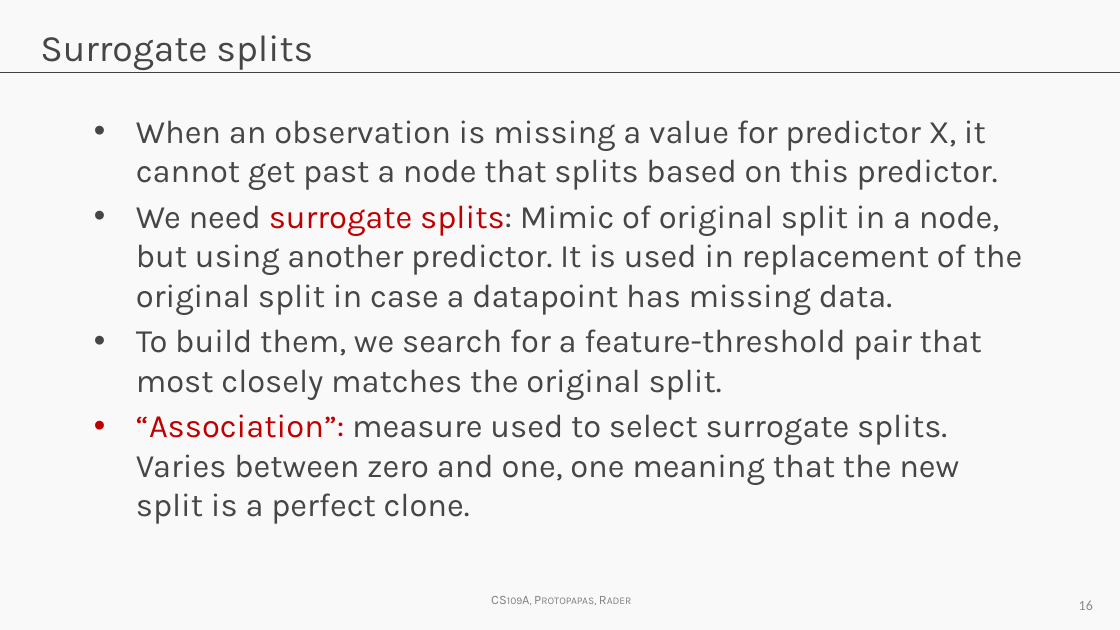
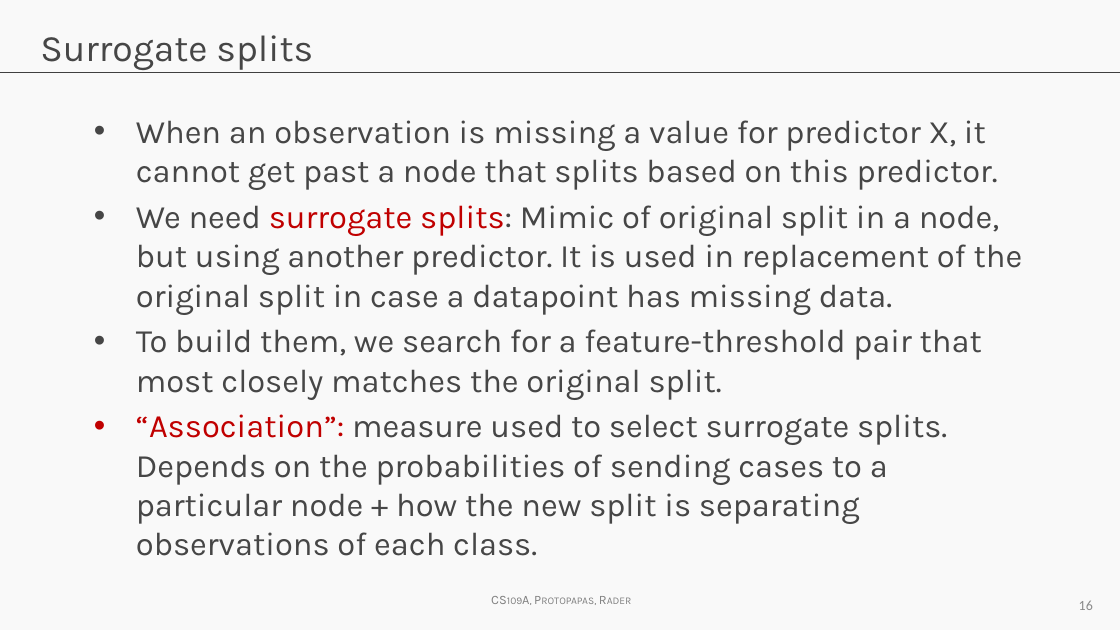
Before and after one commit to Harvard-IACS/2018-CS109A, a slide deck: slide 16 of content/a-sections/a-sec7/A-sec7_Slides.pptx. Drawn at 1120x630 pixels with LibreOffice and Linux fonts; fonts in the diff are those of the drawing; background and template pictures are left out. Boxes give left, top, right and bottom in pixels: in the first picture for what was removed or moved away, otherwise in the second. Text is boxed around its words. In the diff, an @@ line names an element or a change of style, - is before the commit and + after.

```diff
--- a/content/a-sections/a-sec7/A-sec7_Slides.pptx
+++ b/content/a-sections/a-sec7/A-sec7_Slides.pptx
@@ text at box(136, 414, 947, 556): text changed @@
-• “Association”: measure used to select surrogate splits. Varies between zero and one, one meaning that the new split is a perfect clone.
+• “Association”: measure used to select surrogate splits. Depends on the probabilities of sending cases to a particular node + how the new split is separating observations of each class.
```
Also in this commit, not shown: 2 other slides changed, 2 slides removed.
